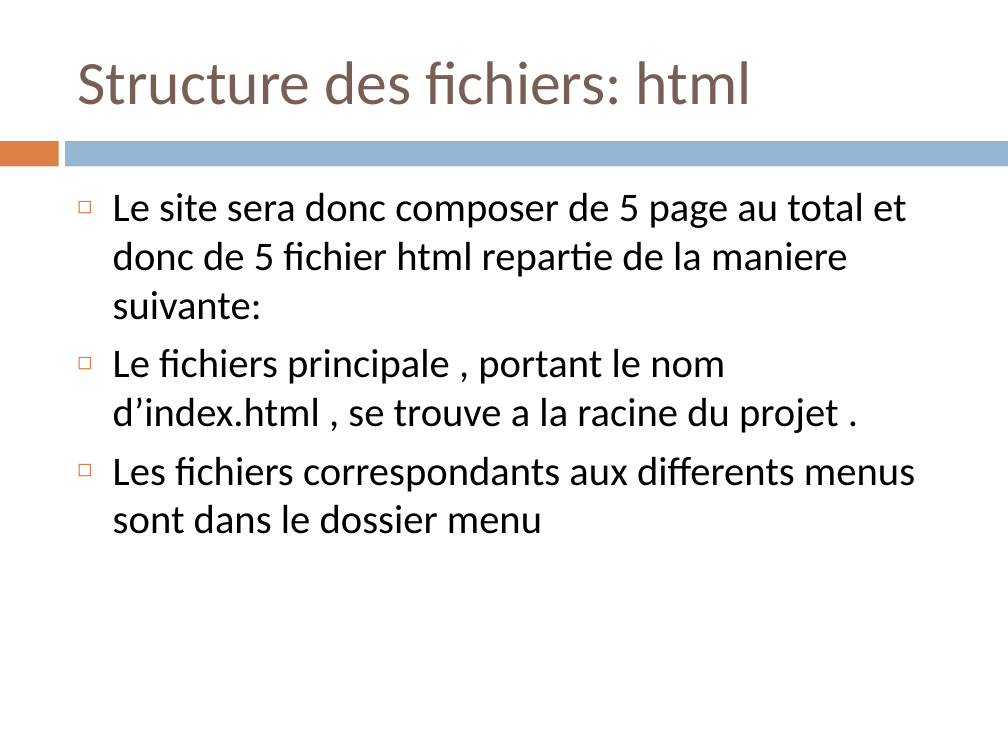
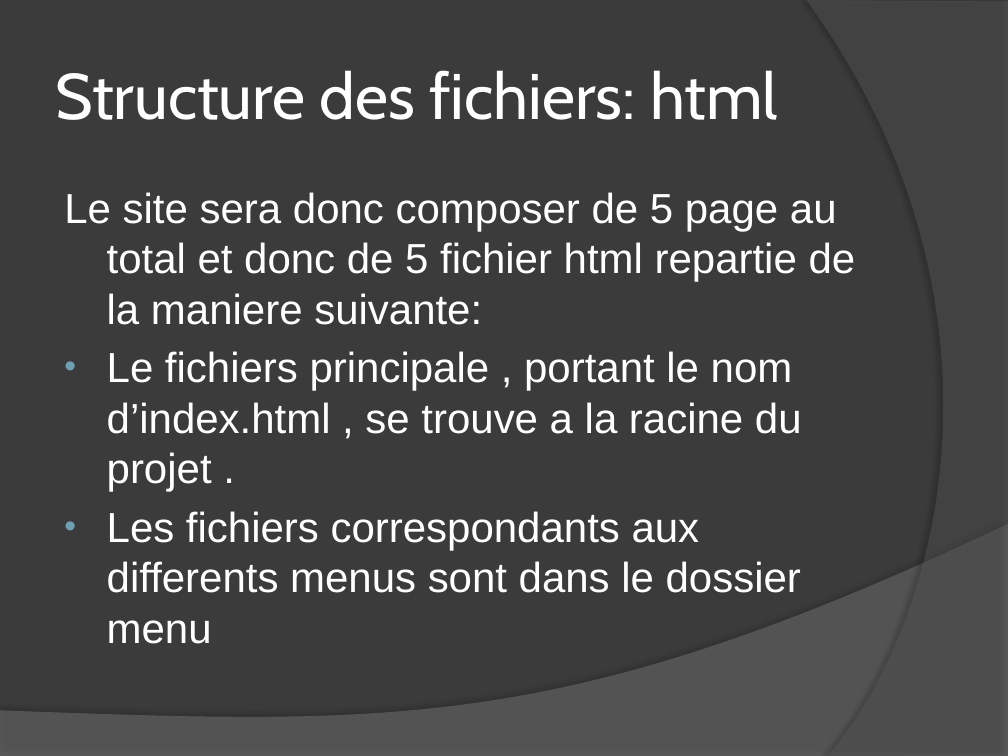
Before and after one commit to Mahamadou828/projet-op-3, a slide deck: slide 5 of Ohmyfood.pptx. Drawn at 1008x756 pixels with LibreOffice and Linux fonts; fonts in the diff are those of the drawing. Boxes give left, top, right and bottom in pixels: in the first picture for what was removed or moved away, otherwise in the second. Text is boxed around its words. In the diff, an @@ line names an element or a change of style, - is before the commit and + after.

```diff
--- a/Ohmyfood.pptx
+++ b/Ohmyfood.pptx
@@ background #FFFFFF to #3B3B3B @@
@@ freeform shape added at bbox=[806, 0, 1008, 756], fill #5E5E5E at 40% opacity @@
@@ title "Structure des fichiers: html": place and size @@
-title "Structure des fichiers: html" at bbox=[77, 61, 752, 105]
+title "Structure des fichiers: html" at bbox=[55, 70, 778, 120]
@@ title "Structure des fichiers: html" at bbox=[55, 70, 778, 120]: size 44 to 46 pt, font Calibri to Cabin, text colour #775F55 to #FFFFFF @@
@@ rectangle removed at bbox=[0, 141, 58, 166] @@
@@ rectangle removed at bbox=[66, 141, 1008, 166] @@
@@ text "Le site sera donc composer ...": place and size @@
-text "Le site sera donc composer ..." at bbox=[113, 192, 915, 534]
+text "Le site sera donc composer ..." at bbox=[64, 192, 856, 644]
@@ text "Le site sera donc composer ..." at bbox=[64, 192, 856, 644]: size 29 to 30 pt, font Calibri to Arial, text colour #000000 to #FFFFFF; bullet ◻ to none; less space between paragraphs; bullet ◻ to •; bullet colour #DD8047 to #6EA0B0 @@
@@ freeform shape added at bbox=[0, 524, 1008, 756], fill #7F7F7F at 45% opacity @@
```
Also in this commit, not shown: 4 other slides changed, 10 slides added, 9 slides removed, 13 other files.
